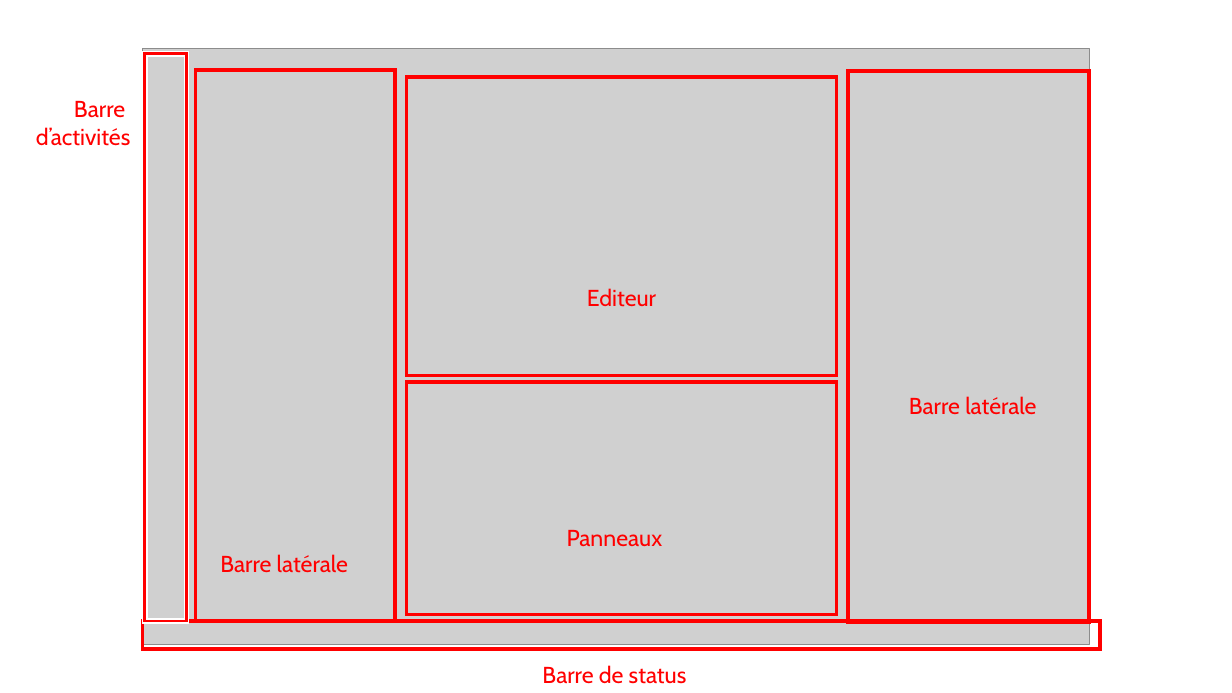
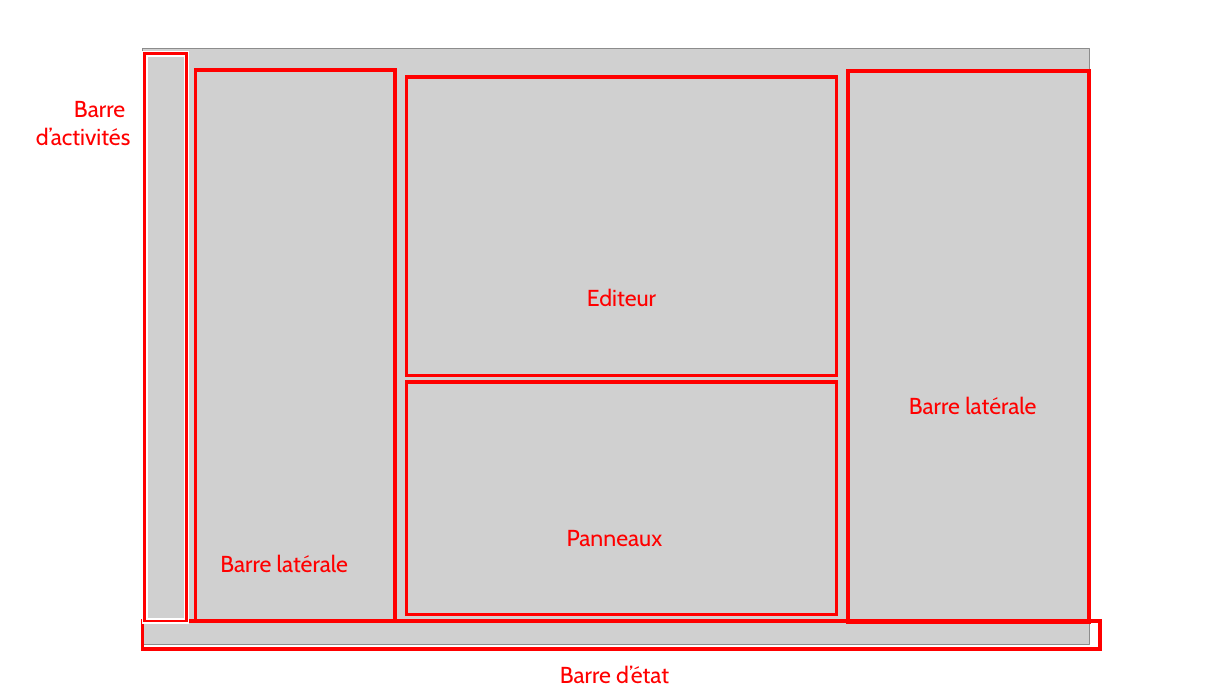
Before and after one commit to microsoft/vscode-essentials, a slide deck: slide 1 of programmez/images/vs-code-ui.pptx. Drawn at 1232x693 pixels with LibreOffice and Linux fonts; fonts in the diff are those of the drawing; grey boxes stand for pictures. Boxes give left, top, right and bottom in pixels: in the first picture for what was removed or moved away, otherwise in the second. Text is boxed around its words. In the diff, an @@ line names an element or a change of style, - is before the commit and + after.

```diff
--- a/programmez/images/vs-code-ui.pptx
+++ b/programmez/images/vs-code-ui.pptx
@@ text at [560, 665, 669, 684]: text changed @@
-Barre de status
+Barre d’état
```
Also in this commit, not shown: 2 other files.
